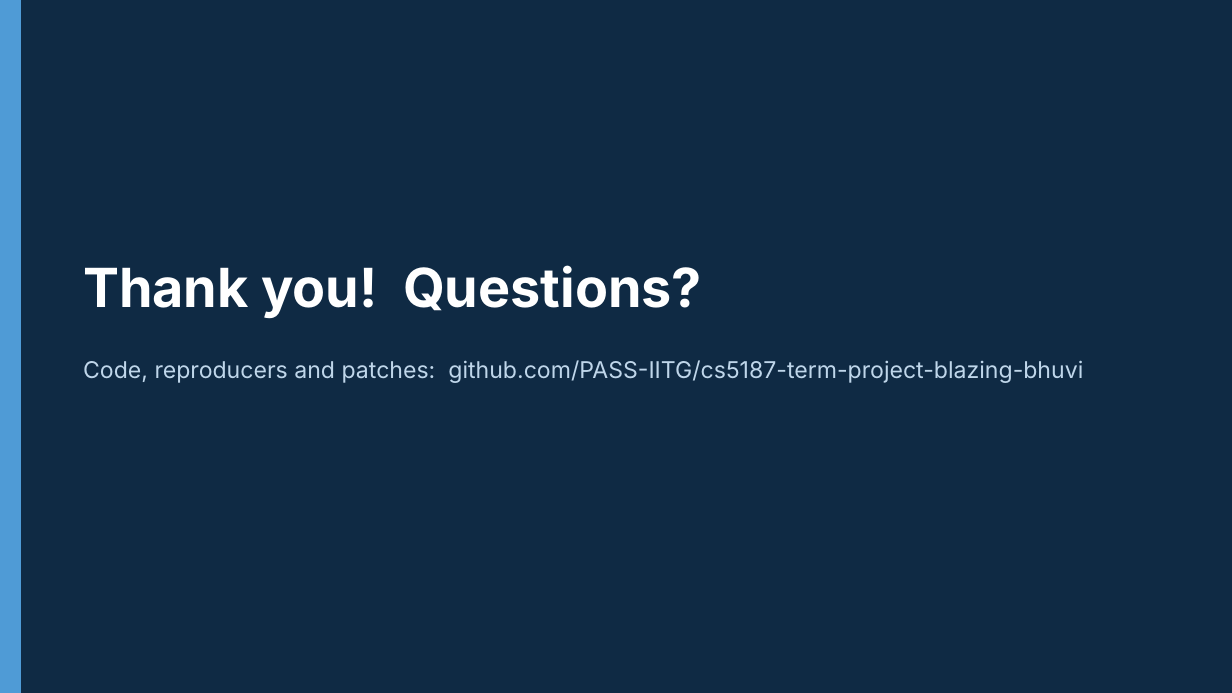
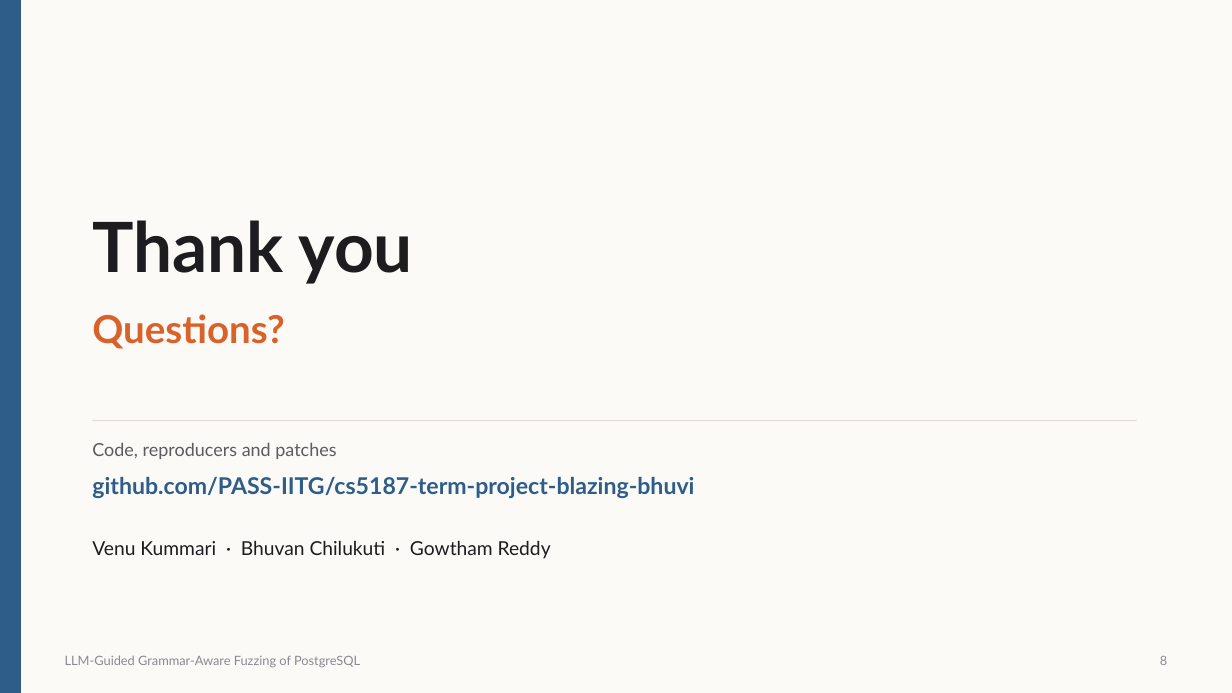
Before and after one commit to v28k/cs5187-term-project, a slide deck: slide 8 of docs/class_talk/talk.pptx (slide 11 before the commit). Drawn at 1232x693 pixels with LibreOffice and Linux fonts; fonts in the diff are those of the drawing. Boxes give left, top, right and bottom in pixels: in the first picture for what was removed or moved away, otherwise in the second. Text is boxed around its words. In the diff, an @@ line names an element or a change of style, - is before the commit and + after.

```diff
--- a/docs/class_talk/talk.pptx
+++ b/docs/class_talk/talk.pptx
@@ background #0F2A44 to #FBFAF7 @@
@@ rectangle at <box>0,0,20,693</box>: fill #4F9BD6 to #2F5D8A; outline #4F9BD6 1 pt to #2F5D8A 1 pt @@
@@ text "Thank you" at <box>92,220,413,284</box>: vertical alignment middle to top @@
@@ text at <box>92,220,413,284</box>: text changed; size 42 to 54 pt; font Inter to Lato; text colour #FFFFFF to #1D1D1F @@
-Thank you! Questions?
+Thank you
@@ text added at <box>92,314,284,349</box>, 30 pt, text #D9622B, bold @@
+Questions?
@@ line added from (92, 421) to (1137, 421), #E3DED5 1 pt @@
@@ text added at <box>92,443,336,459</box>, 14 pt, text #5B5B60 @@
+Code, reproducers and patches
@@ text "github.com/PASS-IITG/cs5187-term-project-blazing-bhuvi" at <box>92,477,694,498</box>: vertical alignment middle to top @@
@@ text at <box>92,477,694,498</box>: text changed; font Inter to Lato; text colour #BFD6EA to #2F5D8A; bold on @@
-Code, reproducers and patches: github.com/PASS-IITG/cs5187-term-project-blazing-bhuvi
+github.com/PASS-IITG/cs5187-term-project-blazing-bhuvi
@@ text added at <box>92,541,551,559</box>, 15 pt, text #1D1D1F @@
+Venu Kummari · Bhuvan Chilukuti · Gowtham Reddy
@@ text added at <box>65,655,360,667</box>, 10 pt, text #8A8A90 @@
+LLM-Guided Grammar-Aware Fuzzing of PostgreSQL
@@ text added at <box>1160,656,1167,665</box>, 10 pt, text #8A8A90 @@
+8
```
Also in this commit, not shown: 2 other slides changed, 5 slides added, 8 slides removed, 5 other files.
